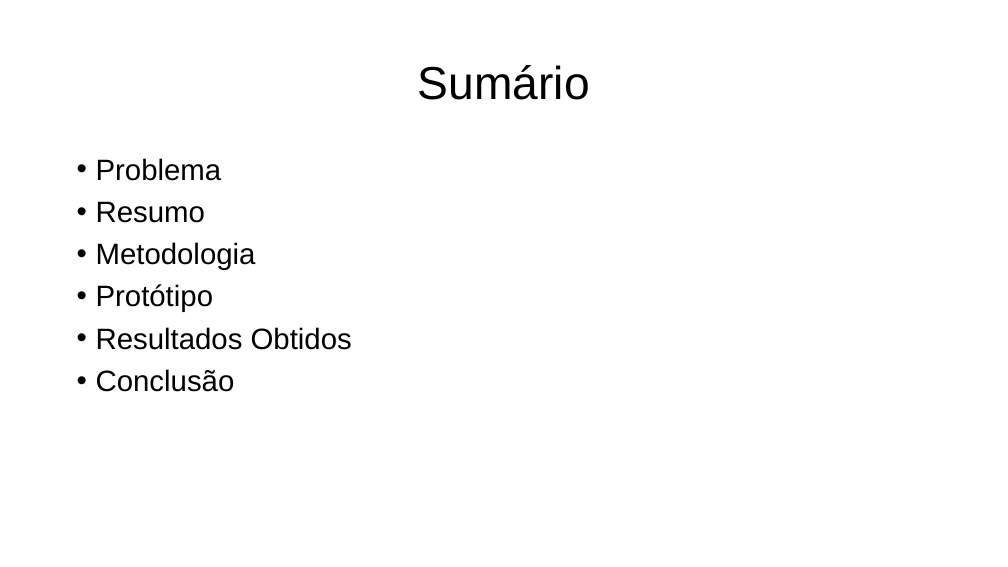
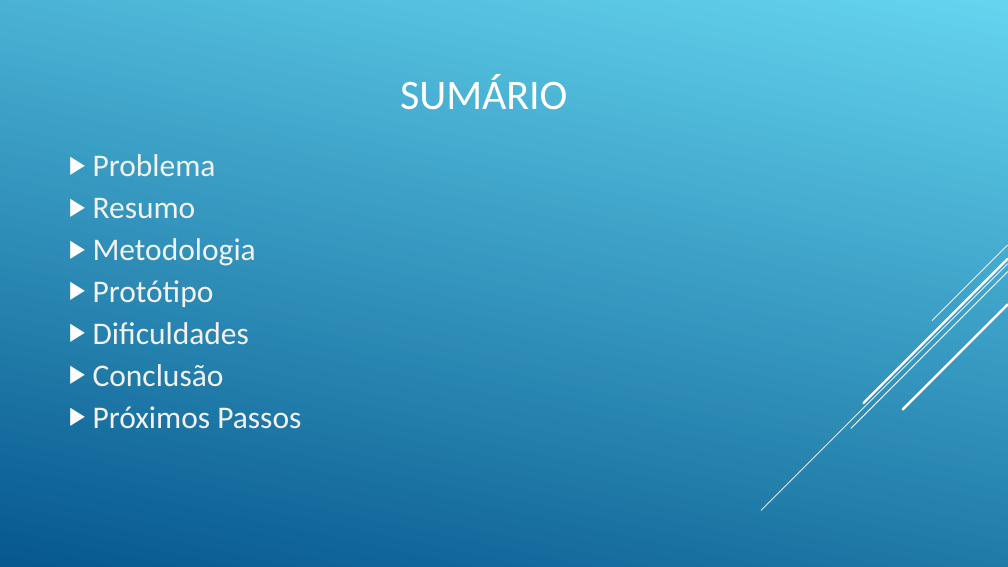
Before and after one commit to rsalcir/tcc-eng-comp, a slide deck: slide 3 of Documentos/TCC 2/Apresentação TCC.ppt (slide 2 before the commit). Drawn at 1008x567 pixels with LibreOffice and Linux fonts; fonts in the diff are those of the drawing. Boxes give left, top, right and bottom in pixels: in the first picture for what was removed or moved away, otherwise in the second. Text is boxed around its words. In the diff, an @@ line names an element or a change of style, - is before the commit and + after.

```diff
--- a/Documentos/TCC 2/Apresentação TCC.ppt
+++ b/Documentos/TCC 2/Apresentação TCC.ppt
@@ background #FFFFFF to gradient #64D4EF to #06588E @@
@@ title at box(400, 74, 567, 110): text changed; size 44 to 40 pt; font Arial to Calibri; text colour #000000 to #FFFFFF @@
-Sumário
+SUMÁRIO
@@ text "Problema" at box(93, 154, 301, 429): vertical alignment top to middle @@
@@ text at box(93, 154, 256, 387): size 28 to 30 pt, font Arial to Calibri, text colour #000000 to #F2F2F2 in "Problema", "Resumo", "Metodologia", "Protótipo" and 1 more places; bullet • to ▶; less space between paragraphs; bullet colour #000000 to #FFFFFF @@
@@ text at box(93, 322, 249, 345): text changed; size 28 to 30 pt; font Arial to Calibri; text colour #000000 to #F2F2F2 @@
-• Resultados Obtidos
+▶ Dificuldades
@@ group added at box(761, 245, 1007, 510): 5 lines @@
@@ text at box(93, 406, 301, 429): paragraph added @@
+▶ Próximos Passos
```
Also in this commit, not shown: 6 other slides changed, 4 slides added, 2 slides removed, 5 other files.
